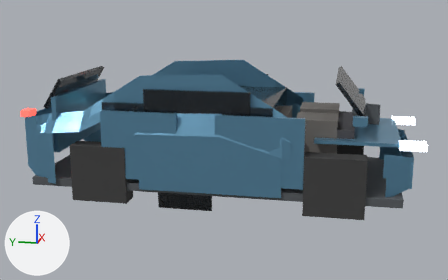
Renders of the glTF model assets/models/processed/compact_crossover_lod2.glb from each side of a commit.
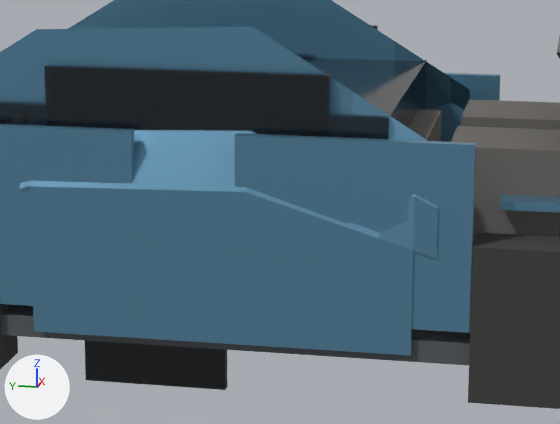
Each version appears first whole from a 50 mm camera at (-7.89, -1.6, 2.61) aimed at (0.0, -0.03, 0.64), and next in a close-up on the part from 28% to 75% of the width and 23% to 80% of the height. Lighting does not change. The marker at lower left points along +X, +Y and +Z. The last two pictures show the newer version. Where no turn or scale is listed for an object, it has been applied to the vertices.

Objects in the first close-up: 'body_mesh', 'cab_mesh', 'door_fl_mesh', 'door_fr_mesh', 'door_rr_mesh', 'frunk_mesh', 'seat_l', 'seat_r', 'tire_fr', 'trim_mesh', 'window_fixed_r', 'window_fl_mesh', 'window_fr_mesh', 'window_rl_mesh', 'window_rr_mesh' and 3 more.
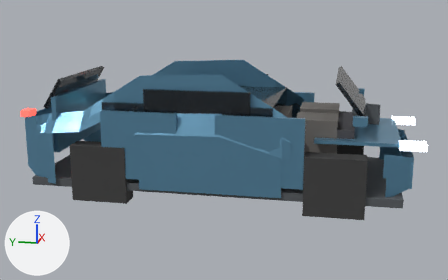
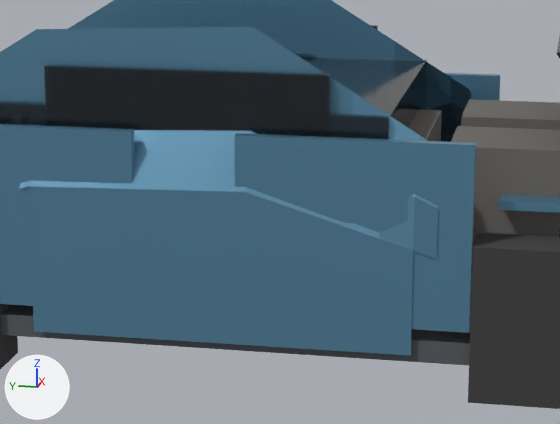
What differs and where, as boxes [x1, y1, x2, y2] in the close-ups (560 x 424 px):
```json
{"object": "window_fl_mesh", "change": "moved", "before": [85, 340, 227, 390], "after": [431, 92, 471, 142]}
```

The change, as JSON lines over the scene's bpy script:
```json
{"op": "set", "path": "ob_window_fl_mesh.location", "old": "(-0.92, 1.675, -1.36)", "new": "(-0.01, 0.525, -0.22)"}
{"op": "set", "path": "ob_window_fr_mesh.location", "old": "(0.92, 1.675, -1.36)", "new": "(0.01, 0.525, -0.22)"}
{"op": "set", "path": "ob_window_rl_mesh.location", "old": "(-0.92, 0.105, -1.36)", "new": "(-0.01, 0.475, -0.22)"}
{"op": "set", "path": "ob_window_rr_mesh.location", "old": "(0.92, 0.105, -1.36)", "new": "(0.01, 0.475, -0.22)"}
```
